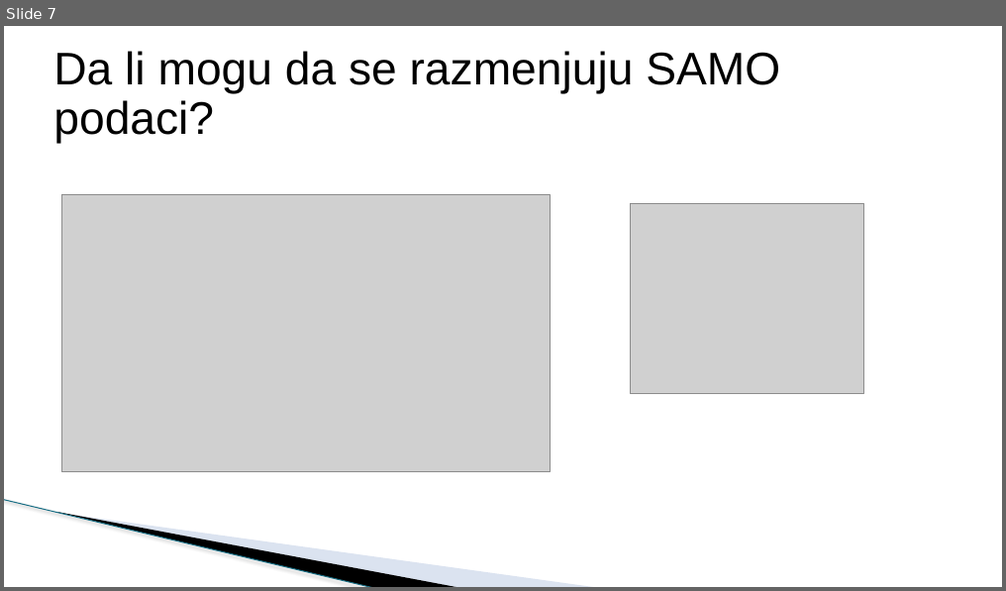
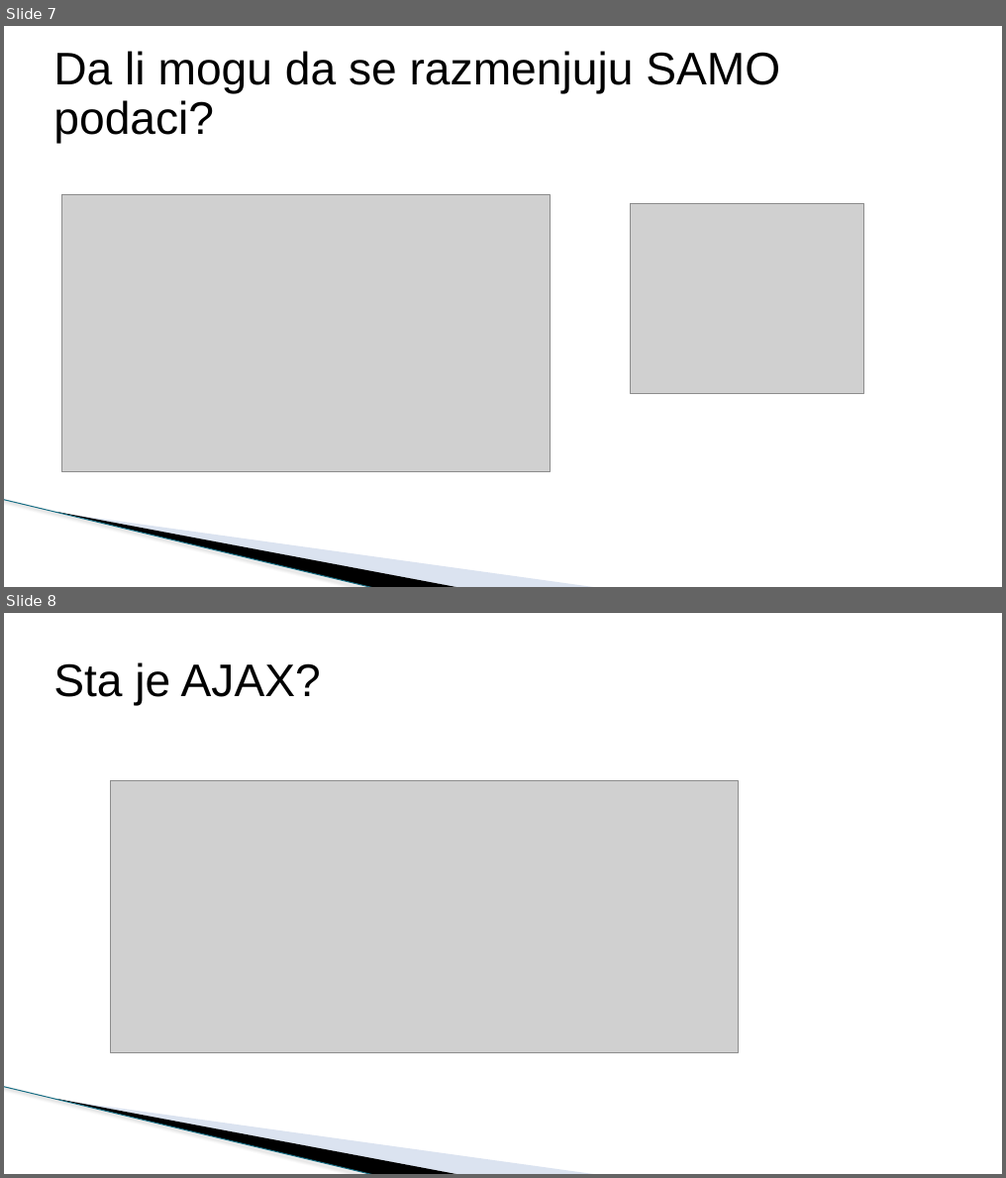
Before and after one commit to todalexcode/kurs-front-end, a slide deck: sesija-26/PPT/Front-End Developer-26.pptx. Shown one above the other, each under a label of ours: slide 7 before the commit, slides 7 and 8 after it. The pictures are 1006x591 and 1006x1178 pixels, drawn with LibreOffice and Linux fonts; fonts in the diff are those of the drawing; grey boxes stand for pictures; background and template pictures are left out. Boxes give left, top, right and bottom in pixels: in the first picture for what was removed or moved away, otherwise in the second. Text is boxed around its words. In the diff, an @@ line names an element or a change of style, - is before the commit and + after.

```diff
--- a/sesija-26/PPT/Front-End Developer-26.pptx
+++ b/sesija-26/PPT/Front-End Developer-26.pptx
@@ slide 8 added at box(4, 613, 1002, 1174), background #FFFFFF; not listed: 3 template elements that a slide beside it also shows @@
@@ title added at box(54, 663, 321, 706), 44 pt, text #000000 @@
+Sta je AJAX?
@@ picture added at box(110, 780, 738, 1054) @@
```
Also in this commit, not shown: 7 other slides added, 6 other files.
